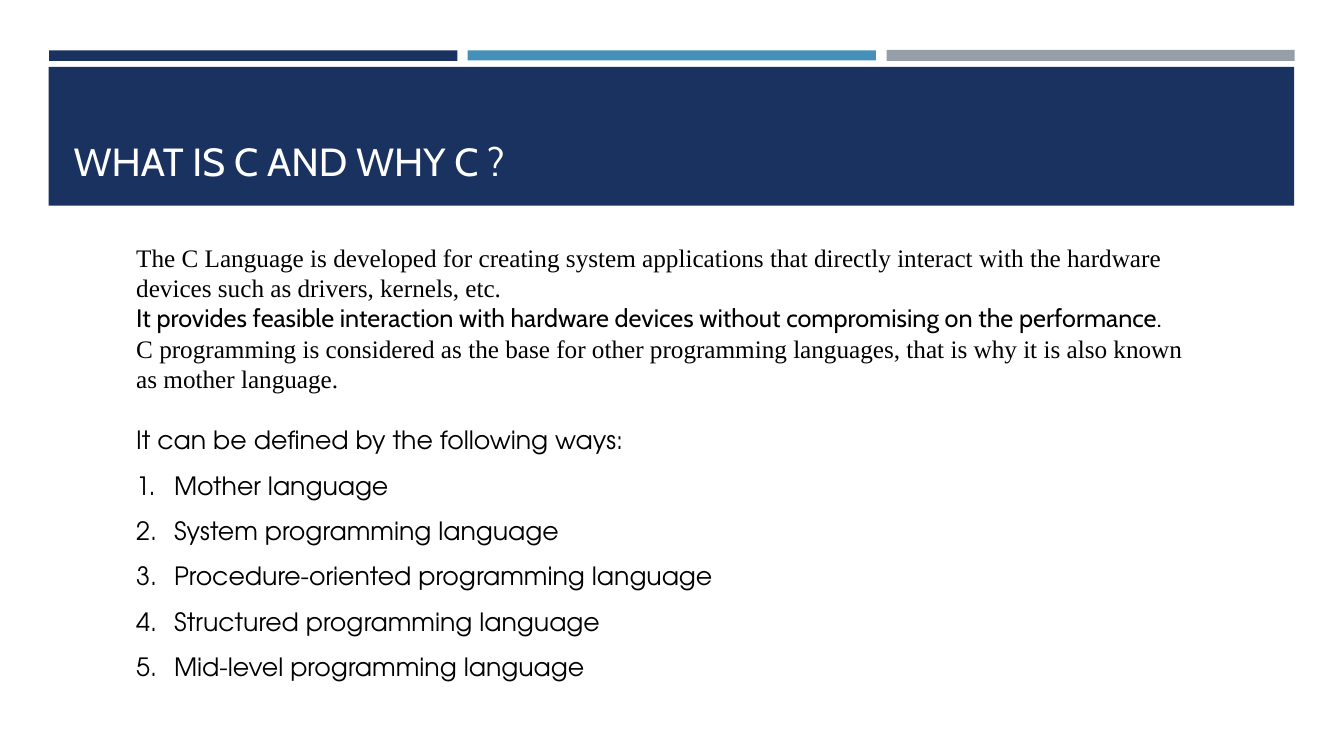
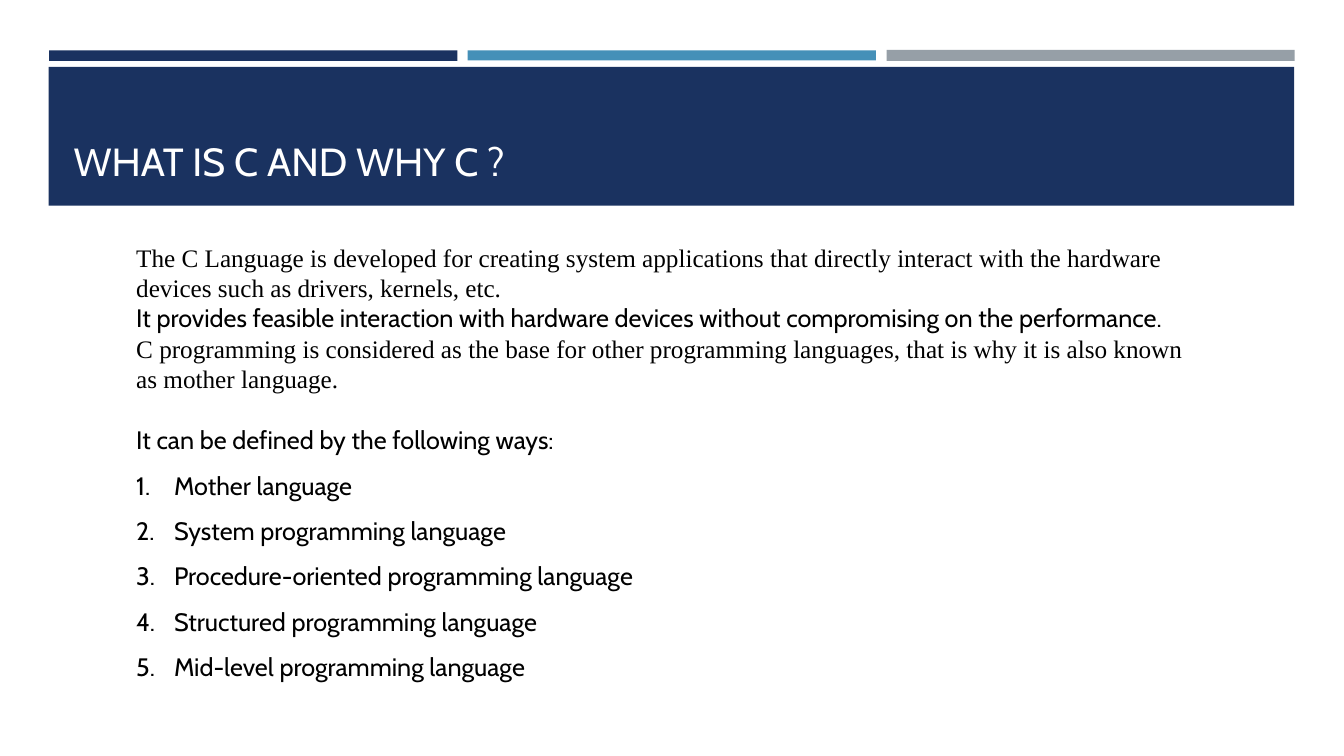
Before and after one commit to amantiwari8861/C_Batch_11_to_12, a slide deck: slide 10 of 01-Introduction_to_C/Notes/C Programming.pptx (slide 6 before the commit). Drawn at 1344x756 pixels with LibreOffice and Linux fonts; fonts in the diff are those of the drawing. Boxes give left, top, right and bottom in pixels: in the first picture for what was removed or moved away, otherwise in the second. Text is boxed around its words. In the diff, an @@ line names an element or a change of style, - is before the commit and + after.

```diff
--- a/01-Introduction_to_C/Notes/C Programming.pptx
+++ b/01-Introduction_to_C/Notes/C Programming.pptx
@@ text "It can be defined by ..." at box(136, 430, 632, 682): font TeX Gyre Adventor to Cabin @@
```
Also in this commit, not shown: 6 other slides changed, 5 slides added, 1 slide removed, 20 other files.
